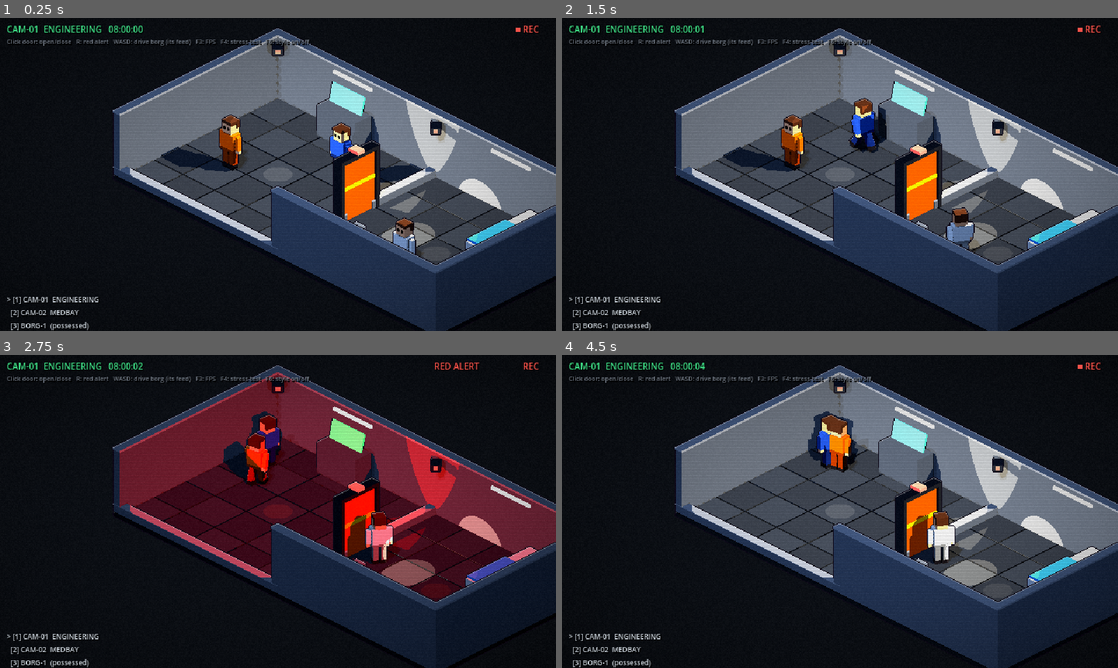
Above: before the commit, frames 1-4 (two rows, left to right).
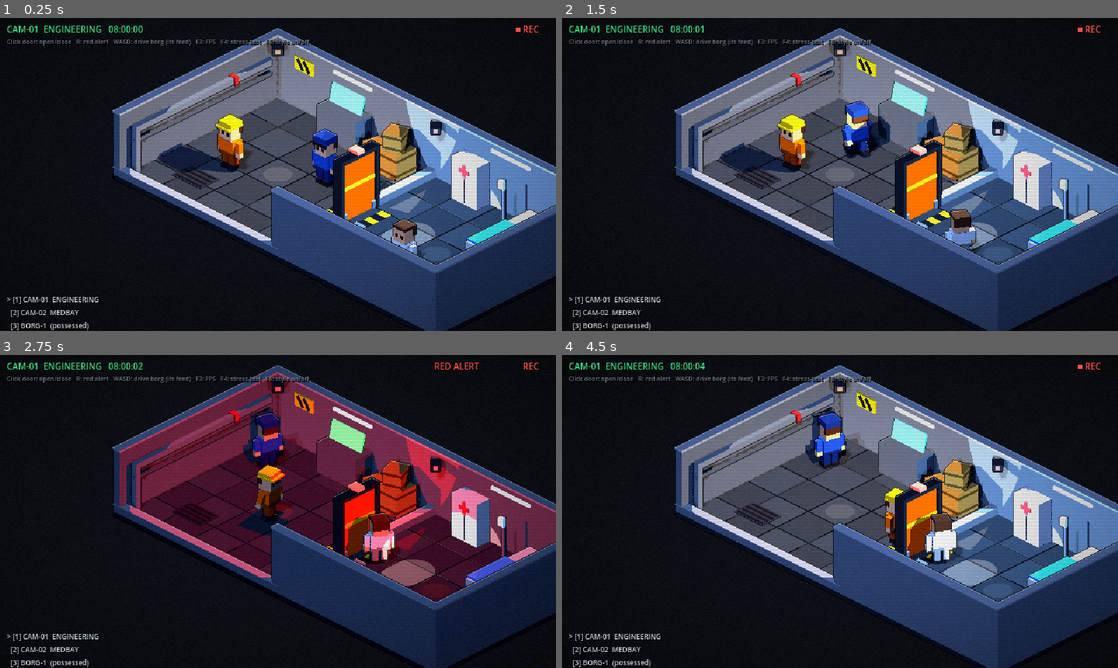
Above: after the commit, the same moments.

Repository: apfpabo/Overseer
Game: Godot game, scene res://scenes/main/main.tscn
The game is run twice, just before and just after one commit, with the same random seed, the same clock (stepped at 60 frames per second) and the same inputs.
Inputs (mouse positions are in pixels of both pictures, inside the frame that each line leads up to):
- Up to frame 1 (0.25 s): no input
- Up to frame 2 (1.5 s): move the mouse to (962, 158) at 0.52 s; hold D 0.53-1.28 s; tap 1 at 0.6 s; click (962, 158) at 0.67 s; move the mouse to (728, 190) at 1.27 s; hold S from 1.28 s (still down); tap 9 at 1.35 s
- Up to frame 3 (2.75 s): move the mouse to (333, 442) at 2.02 s; release S at 2.03 s; hold D from 2.03 s (still down); tap R at 2.1 s
- Up to frame 4 (4.5 s): move the mouse to (812, 574) at 2.77 s; release D at 2.78 s; hold W 2.78-3.53 s; tap 1 at 2.85 s; click (812, 574) at 2.92 s; move the mouse to (1006, 558) at 3.52 s; hold A from 3.53 s (still down); tap 9 at 3.6 s; move the mouse to (673, 464) at 4.27 s; tap R at 4.35 s

The runs differ from the first frame. In frame 1, 21% of the frame differs, in the area x 20-100%, y 3-91%; in frame 2, 21%, in the area x 20-100%, y 3-90%; in frame 3, 11%; in frame 4, 21%.

Commit message:
style: tinted outlines, room color moods, chunky crew with job details, room clutter
Co-Authored-By: Claude Opus 5.5 <noreply@anthropic.com>
Claude-Session: https://claude.ai/code/session_0112riLDH5StgB6GGP6QpgMS

Diff:
--- a/scenes/actors/crew_member.gd
+++ b/scenes/actors/crew_member.gd
@@ -19,6 +19,8 @@
 var door: Door
 ## Where to stand in front of the door, one point per room: [side of room 0, side of room 1].
 var door_sides: Array[Vector3] = []
+## Furniture footprints (x, z) to avoid when picking where to walk.
+var blockers: Array[Rect2] = []
 
 var _model: CrewModel
 var _state: State = State.IDLE
@@ -30,12 +32,13 @@
 var _rng: RandomNumberGenerator
 
 
-## Builds the model. `suit` is the job color from Palette.
-func setup(suit: Color, rng: RandomNumberGenerator) -> void:
+## Builds the model. `suit` is the job color from Palette, `job` one of
+## the CrewModel.JOB_* constants.
+func setup(suit: Color, job: StringName, rng: RandomNumberGenerator) -> void:
 	_rng = rng
 	_model = CrewModel.new()
 	add_child(_model)
-	_model.build(suit)
+	_model.build(suit, job)
 	_timer = _rng.randf_range(0.2, 2.0)
 
 
@@ -112,9 +115,22 @@
 	return -1
 
 
+## A random spot in `room`, away from the walls and not inside furniture.
 func _random_point_in(room: Rect2) -> Vector3:
 	var inner: Rect2 = room.grow(-ROOM_MARGIN)
-	return Vector3(
-		_rng.randf_range(inner.position.x, inner.end.x),
-		0.0,
-		_rng.randf_range(inner.position.y, inner.end.y))
+	var point := Vector3.ZERO
+	for attempt in 10:
+		point = Vector3(
+			_rng.randf_range(inner.position.x, inner.end.x),
+			0.0,
+			_rng.randf_range(inner.position.y, inner.end.y))
+		if not _is_blocked(point):
+			break
+	return point
+
+
+func _is_blocked(point: Vector3) -> bool:
+	for blocker: Rect2 in blockers:
+		if blocker.grow(0.35).has_point(Vector2(point.x, point.z)):
+			return true
+	return false
--- a/scenes/feeds/outline_pass.gd
+++ b/scenes/feeds/outline_pass.gd
@@ -3,6 +3,7 @@
 ## Draws a 1-pixel dark outline around everything in the pixel view, like the
 ## sprite outline in the approved art test (tools/blender/pixel_lit.py), and a
 ## 1-pixel light highlight along the top edge of every shape (D-013).
+## Outlines are tinted: a dark shade of the shape they surround (D-014).
 ## It's a full-screen quad attached to the feed camera. Its shader reads the
 ## depth of each pixel: a pixel gets darkened when a neighbour is clearly
 ## closer to the camera, so the line sits just outside each silhouette.
@@ -15,6 +16,9 @@
 uniform sampler2D screen_tex : hint_screen_texture, filter_nearest, repeat_disable;
 // How much the top-edge pixel is brightened (0 = no highlight).
 uniform float highlight = 0.35;
+// 1 = each outline is a dark shade of the object it surrounds; 0 = one flat color.
+uniform float tinted_outline = 1.0;
+uniform float outline_darkness = 0.3;
 uniform vec4 outline_color : source_color = vec4(0.07, 0.055, 0.1, 1.0);
 // Meters of depth jump that count as an edge. Big enough that sloped floors
 // and wall caps don't get lines, small enough that a person against a wall does.
@@ -45,9 +49,15 @@
 	float right = view_depth(SCREEN_UV + vec2(pixel.x, 0.0), INV_PROJECTION_MATRIX);
 
 	// Outline: a neighbour is clearly closer, so this pixel is just outside a shape.
-	float jump = max(max(here - above, here - below), max(here - left, here - right));
-	if (jump > threshold) {
-		ALBEDO = outline_color.rgb;
+	// Remember which neighbour is closest: that's the shape being outlined.
+	float nearest = above;
+	vec2 nearest_uv = SCREEN_UV - vec2(0.0, pixel.y);
+	if (below < nearest) { nearest = below; nearest_uv = SCREEN_UV + vec2(0.0, pixel.y); }
+	if (left < nearest) { nearest = left; nearest_uv = SCREEN_UV - vec2(pixel.x, 0.0); }
+	if (right < nearest) { nearest = right; nearest_uv = SCREEN_UV + vec2(pixel.x, 0.0); }
+	if (here - nearest > threshold) {
+		vec3 shape_color = texture(screen_tex, nearest_uv).rgb * outline_darkness;
+		ALBEDO = mix(outline_color.rgb, shape_color, tinted_outline);
 	} else if (highlight > 0.0 && above - here > threshold) {
 		// Top edge: the pixel above is much farther away (space, or the floor behind).
 		ALBEDO = mix(texture(screen_tex, SCREEN_UV).rgb, vec3(1.0), highlight);
@@ -67,6 +77,11 @@
 	_material.set_shader_parameter(&"highlight", amount)
 
 
+## true: each outline is a dark shade of its object; false: one flat dark color.
+func set_tinted(enabled: bool) -> void:
+	_material.set_shader_parameter(&"tinted_outline", 1.0 if enabled else 0.0)
+
+
 func _ready() -> void:
 	var quad := QuadMesh.new()
 	quad.size = Vector2(2.0, 2.0)
--- a/scenes/main/main.gd
+++ b/scenes/main/main.gd
@@ -171,6 +171,7 @@
 	_stylized = enabled
 	BoxBuilder.set_cel_enabled(enabled)
 	_camera.outline.set_highlight(HIGHLIGHT_AMOUNT if enabled else 0.0)
+	_camera.outline.set_tinted(enabled)
 	FeedLook.set_enabled(_feed_look, enabled)
 	if _hud != null:
 		_hud.show_rec = enabled
--- a/scenes/station/station.gd
+++ b/scenes/station/station.gd
@@ -21,6 +21,10 @@
 ## Each entry: { "node": Node3D, "front_of": Array[StringName] }.
 var _walls: Array[Dictionary] = []
 var _room_lights: Array[OmniLight3D] = []
+## Each room's normal light color (its mood), same order as _room_lights.
+var _room_light_colors: Array[Color] = []
+## Furniture footprints (x, z) that crew and the borg walk around.
+var _blockers: Array[Rect2] = []
 var _cameras: Array[StationCamera] = []
 var _sun: DirectionalLight3D
 var _environment: Environment
@@ -31,8 +35,8 @@
 
 func _ready() -> void:
 	_build_environment()
-	_build_room(&"engineering", "ENGINEERING", Rect2i(0, 0, ROOM_SIZE, ROOM_SIZE), true)
-	_build_room(&"medbay", "MEDBAY", Rect2i(ROOM_SIZE, 0, ROOM_SIZE, ROOM_SIZE), true)
+	_build_room(&"engineering", "ENGINEERING", Rect2i(0, 0, ROOM_SIZE, ROOM_SIZE), true, Palette.LIGHT_ENGINEERING)
+	_build_room(&"medbay", "MEDBAY", Rect2i(ROOM_SIZE, 0, ROOM_SIZE, ROOM_SIZE), true, Palette.LIGHT_MEDBAY)
 	_build_walls_and_door()
 	_build_furniture()
 	_spawn_crew()
@@ -71,6 +75,9 @@
 ## lets it through the doorway while the door is open.
 func is_walkable(pos: Vector3) -> bool:
 	var point := Vector2(pos.x, pos.z)
+	for blocker: Rect2 in _blockers:
+		if blocker.grow(0.3).has_point(point):
+			return false
 	var clearance: float = RoomBuilder.WALL_THICKNESS * 0.5 + 0.3
 	for room_id: StringName in _rooms:
 		if (_rooms[room_id] as Rect2).grow(-clearance).has_point(point):
@@ -108,7 +115,9 @@
 			_build_box_walls(room_id, cells)
 			var rect := Rect2(cells)
 			for i in 3:
-				var crew := _make_crew("Crew", [Palette.JOB_ENGINEERING, Palette.JOB_SECURITY, Palette.JOB_MEDICAL][i])
+				var suits: Array[Color] = [Palette.JOB_ENGINEERING, Palette.JOB_SECURITY, Palette.JOB_MEDICAL]
+				var jobs: Array[StringName] = [CrewModel.JOB_ENGINEERING, CrewModel.JOB_SECURITY, CrewModel.JOB_MEDICAL]
+				var crew := _make_crew("Crew", suits[i], jobs[i])
 				crew.rooms = [rect]
 				crew.position = Vector3(rect.get_center().x + i - 1.0, 0.0, rect.get_center().y)
 			count += 1
@@ -140,7 +149,7 @@
 
 
 ## Floor, ceiling light and (optionally) a station camera for one room.
-func _build_room(room_id: StringName, camera_name: String, cells: Rect2i, with_camera: bool) -> void:
+func _build_room(room_id: StringName, camera_name: String, cells: Rect2i, with_camera: bool, mood: Color = Palette.LIGHT_NORMAL) -> void:
 	_rooms[room_id] = Rect2(cells)
 	RoomBuilder.build_floor(self, cells)
 	var center := Vector3(cells.position.x + cells.size.x * 0.5, 0.0, cells.position.y + cells.size.y * 0.5)
@@ -152,6 +161,7 @@
 	lamp.shadow_enabled = with_camera
 	add_child(lamp)
 	_room_lights.append(lamp)
+	_room_light_colors.append(mood)
 	# Lamp fixture on the back wall, so the light has a visible source.
 	BoxBuilder.glow_box(self, Vector3(1.2, 0.08, 0.06), Vector3(center.x, 1.45, cells.position.y + 0.13), Palette.LAMP, 2.5)
 	if with_camera:
@@ -208,36 +218,31 @@
 
 
 func _build_furniture() -> void:
-	# Engineering: a console with a glowing screen against the back wall.
-	BoxBuilder.box(self, Vector3(1.2, 0.8, 0.5), Vector3(2.5, 0.4, 0.4), Palette.CONSOLE)
-	var screen := BoxBuilder.glow_box(self, Vector3(1.0, 0.45, 0.05), Vector3(2.5, 1.05, 0.3), Palette.SCREEN_GLOW, 0.8)
-	screen.rotation.x = deg_to_rad(-15.0)
-	# Medbay: a bed with a blue sheet.
-	BoxBuilder.box(self, Vector3(0.9, 0.45, 1.9), Vector3(8.6, 0.225, 1.25), Palette.BED)
-	BoxBuilder.box(self, Vector3(0.92, 0.06, 1.2), Vector3(8.6, 0.48, 1.55), Palette.BED_SHEET)
-	BoxBuilder.box(self, Vector3(0.6, 0.12, 0.35), Vector3(8.6, 0.51, 0.5), Palette.BED)
+	_blockers.append_array(StationProps.build_engineering(self))
+	_blockers.append_array(StationProps.build_medbay(self))
 
 
 func _spawn_crew() -> void:
 	var rooms: Array[Rect2] = [_rooms[&"engineering"], _rooms[&"medbay"]]
 	var door_sides: Array[Vector3] = [Vector3(4.3, 0.0, 2.5), Vector3(5.7, 0.0, 2.5)]
 	var roster: Array[Array] = [
-		["Engineer Vasquez", Palette.JOB_ENGINEERING, Vector3(1.5, 0.0, 3.0)],
-		["Officer Brandt", Palette.JOB_SECURITY, Vector3(3.5, 0.0, 1.5)],
-		["Doctor Okafor", Palette.JOB_MEDICAL, Vector3(7.5, 0.0, 3.5)],
+		["Engineer Vasquez", Palette.JOB_ENGINEERING, CrewModel.JOB_ENGINEERING, Vector3(1.5, 0.0, 3.0)],
+		["Officer Brandt", Palette.JOB_SECURITY, CrewModel.JOB_SECURITY, Vector3(3.5, 0.0, 2.0)],
+		["Doctor Okafor", Palette.JOB_MEDICAL, CrewModel.JOB_MEDICAL, Vector3(7.5, 0.0, 3.5)],
 	]
 	for entry: Array in roster:
-		var crew := _make_crew(entry[0], entry[1])
+		var crew := _make_crew(entry[0], entry[1], entry[2])
 		crew.rooms = rooms
+		crew.blockers = _blockers
 		crew.door = door
 		crew.door_sides = door_sides
-		crew.position = entry[2]
-
-
-func _make_crew(display_name: String, suit: Color) -> CrewMember:
+		crew.position = entry[3]
+
+
+func _make_crew(display_name: String, suit: Color, job: StringName) -> CrewMember:
 	var crew := CrewMember.new()
 	crew.display_name = display_name
-	crew.setup(suit, GameState.rng)
+	crew.setup(suit, job, GameState.rng)
 	add_child(crew)
 	return crew
 
@@ -254,15 +259,14 @@
 ## One place decides every light's color and brightness from the current
 ## state (normal or red alert, station view or borg view).
 func _apply_lighting() -> void:
-	var color: Color = Palette.LIGHT_ALERT if red_alert else Palette.LIGHT_NORMAL
 	var energy: float = 3.0
 	if red_alert:
 		energy = 2.2 + 1.0 * sin(_alert_clock * 4.0)
 	if _borg_vision:
 		energy *= 0.12
-	for lamp: OmniLight3D in _room_lights:
-		lamp.light_color = color
-		lamp.light_energy = energy
+	for i in _room_lights.size():
+		_room_lights[i].light_color = Palette.LIGHT_ALERT if red_alert else _room_light_colors[i]
+		_room_lights[i].light_energy = energy
 	_sun.visible = not _borg_vision
-	_sun.light_energy = 0.25 if red_alert else 0.6
-	_environment.ambient_light_energy = 0.15 if _borg_vision else 0.6
+	_sun.light_energy = 0.4 if red_alert else 1.0
+	_environment.ambient_light_energy = 0.15 if _borg_vision else 0.8
--- /dev/null
+++ b/scenes/station/station_props.gd
@@ -0,0 +1,100 @@
+class_name StationProps
+extends RefCounted
+## Furniture and clutter for the M1 test rooms, built from boxes. Each builder
+## returns the floor footprints (x, z) that crew and borgs must walk around.
+## Moves to room data files in M4.
+
+
+## Engineering (x 0..5, z 0..5): console, pipes, crates, floor vent, sign.
+static func build_engineering(parent: Node3D) -> Array[Rect2]:
+	# Console with a glowing, tilted screen against the back wall.
+	BoxBuilder.box(parent, Vector3(1.2, 0.8, 0.5), Vector3(2.5, 0.4, 0.4), Palette.CONSOLE)
+	var screen := BoxBuilder.glow_box(parent, Vector3(1.0, 0.45, 0.05), Vector3(2.5, 1.05, 0.3), Palette.SCREEN_GLOW, 0.8)
+	screen.rotation.x = deg_to_rad(-15.0)
+
+	# Two pipes along the left wall, dropping into the floor at the far end.
+	BoxBuilder.box(parent, Vector3(0.14, 0.14, 4.3), Vector3(0.2, 1.15, 2.6), Palette.PIPE)
+	BoxBuilder.box(parent, Vector3(0.1, 0.1, 4.3), Vector3(0.2, 0.85, 2.6), Palette.PIPE.darkened(0.25))
+	BoxBuilder.box(parent, Vector3(0.14, 1.15, 0.14), Vector3(0.2, 0.575, 4.68), Palette.PIPE)
+	BoxBuilder.box(parent, Vector3(0.2, 0.2, 0.12), Vector3(0.2, 1.15, 1.6), Palette.PIPE_VALVE)
+
+	# A stack of crates in the back-right corner.
+	_crate(parent, Vector3(4.3, 0.0, 0.55), 0.62, 0.0)
+	_crate(parent, Vector3(4.3, 0.62, 0.55), 0.46, 0.35)
+	_crate(parent, Vector3(3.55, 0.0, 0.45), 0.42, -0.2)
+
+	# Floor vent with dark slats.
+	BoxBuilder.box(parent, Vector3(0.9, 0.02, 0.6), Vector3(1.3, 0.01, 3.9), Palette.VENT)
+	for i in 4:
+		BoxBuilder.box(parent, Vector3(0.8, 0.03, 0.06), Vector3(1.3, 0.015, 3.68 + i * 0.15), Palette.SIGN_DARK)
+
+	# Hazard sign on the back wall.
+	_hazard_sign(parent, Vector3(0.95, 1.2, 0.12))
+
+	_door_stripes(parent, 4.55)
+	return [
+		Rect2(1.9, 0.15, 1.2, 0.5),   # console
+		Rect2(3.3, 0.2, 1.4, 0.7),    # crates
+	]
+
+
+## Medbay (x 5..10, z 0..5): bed, medicine cabinet, IV stand, cross sign.
+static func build_medbay(parent: Node3D) -> Array[Rect2]:
+	# Bed with a blue sheet and a pillow.
+	BoxBuilder.box(parent, Vector3(0.9, 0.45, 1.9), Vector3(8.6, 0.225, 1.25), Palette.BED)
+	BoxBuilder.box(parent, Vector3(0.92, 0.06, 1.2), Vector3(8.6, 0.48, 1.55), Palette.BED_SHEET)
+	BoxBuilder.box(parent, Vector3(0.6, 0.12, 0.35), Vector3(8.6, 0.51, 0.5), Palette.BED)
+
+	# IV stand by the bed: base, pole, glowing drip bag.
+	BoxBuilder.box(parent, Vector3(0.3, 0.05, 0.3), Vector3(7.85, 0.025, 0.7), Palette.PIPE)
+	BoxBuilder.box(parent, Vector3(0.05, 1.3, 0.05), Vector3(7.85, 0.65, 0.7), Palette.PIPE)
+	BoxBuilder.glow_box(parent, Vector3(0.16, 0.22, 0.08), Vector3(7.85, 1.2, 0.76), Palette.IV_BAG, 0.6)
+
+	# Medicine cabinet with a red cross, against the back wall.
+	BoxBuilder.box(parent, Vector3(0.8, 1.1, 0.4), Vector3(6.4, 0.55, 0.3), Palette.CABINET)
+	BoxBuilder.box(parent, Vector3(0.02, 1.0, 0.02), Vector3(6.4, 0.55, 0.51), Palette.CABINET.darkened(0.3))
+	_cross(parent, Vector3(6.4, 0.85, 0.51), 0.3)
+
+	# Medbay sign: white plate with a red cross.
+	BoxBuilder.box(parent, Vector3(0.5, 0.5, 0.04), Vector3(9.45, 1.15, 0.12), Palette.CABINET)
+	_cross(parent, Vector3(9.45, 1.15, 0.15), 0.34)
+
+	_door_stripes(parent, 5.45)
+	return [
+		Rect2(8.15, 0.3, 0.9, 1.9),   # bed
+		Rect2(7.7, 0.55, 0.3, 0.3),   # IV stand
+		Rect2(6.0, 0.1, 0.8, 0.4),    # cabinet
+	]
+
+
+## A wooden crate of `edge` meters, sitting on `base`, turned by `yaw` radians.
+static func _crate(parent: Node3D, base: Vector3, edge: float, yaw: float) -> void:
+	var crate := Node3D.new()
+	crate.position = base
+	crate.rotation.y = yaw
+	parent.add_child(crate)
+	BoxBuilder.box(crate, Vector3(edge, edge, edge), Vector3(0.0, edge * 0.5, 0.0), Palette.CRATE)
+	BoxBuilder.box(crate, Vector3(edge + 0.02, 0.06, edge + 0.02), Vector3(0.0, edge * 0.8, 0.0), Palette.CRATE_BAND)
+	BoxBuilder.box(crate, Vector3(edge + 0.02, 0.06, edge + 0.02), Vector3(0.0, edge * 0.2, 0.0), Palette.CRATE_BAND)
+
+
+## Yellow plate with two dark bars, on a wall facing +Z.
+static func _hazard_sign(parent: Node3D, center: Vector3) -> void:
+	BoxBuilder.box(parent, Vector3(0.6, 0.32, 0.04), center, Palette.HAZARD_STRIPE)
+	for offset: float in [-0.15, 0.05]:
+		var bar := BoxBuilder.box(parent, Vector3(0.08, 0.4, 0.05), center + Vector3(offset + 0.05, 0.0, 0.01), Palette.SIGN_DARK)
+		bar.rotation.z = deg_to_rad(35.0)
+		bar.scale = Vector3(1.0, 0.75, 1.0)
+
+
+## A red cross facing +Z, `size` meters across.
+static func _cross(parent: Node3D, center: Vector3, size: float) -> void:
+	BoxBuilder.box(parent, Vector3(size, size * 0.32, 0.03), center, Palette.MED_CROSS)
+	BoxBuilder.box(parent, Vector3(size * 0.32, size, 0.03), center, Palette.MED_CROSS)
+
+
+## Yellow/black floor stripes in front of the door (z 2..3), on one side.
+static func _door_stripes(parent: Node3D, x: float) -> void:
+	for i in 5:
+		var color: Color = Palette.HAZARD_STRIPE if i % 2 == 0 else Palette.SIGN_DARK
+		BoxBuilder.box(parent, Vector3(0.3, 0.012, 0.2), Vector3(x, 0.006, 2.1 + i * 0.2), color)
--- a/scripts/models/crew_model.gd
+++ b/scripts/models/crew_model.gd
@@ -1,11 +1,16 @@
 class_name CrewModel
 extends Node3D
-## A crew member made of boxes (~1.2 m tall), facing +Z. Proportions follow
-## the art test (tools/blender/render3d_lit.py). The suit color shows the job.
+## A crew member made of boxes (~1.2 m tall), facing +Z. Chunky, readable
+## proportions: big head, short legs, blocky hands. The suit color shows the
+## job, and each job adds one detail (hard hat, helmet, red cross).
 
-const HIP_HEIGHT := 0.47
-const SHOULDER_HEIGHT := 0.86
-const SWING_DEGREES := 28.0
+const HIP_HEIGHT := 0.38
+const SHOULDER_HEIGHT := 0.72
+const SWING_DEGREES := 30.0
+
+const JOB_ENGINEERING := &"engineering"
+const JOB_SECURITY := &"security"
+const JOB_MEDICAL := &"medical"
 
 var _left_leg: Node3D
 var _right_leg: Node3D
@@ -14,27 +19,43 @@
 
 
 ## Builds the model. Call once, right after creating it.
-func build(suit: Color) -> void:
+## `job` is one of the JOB_* constants (anything else: no job detail).
+func build(suit: Color, job: StringName = &"") -> void:
 	var suit_dark: Color = suit.darkened(0.45)
-	_left_leg = _limb(Vector3(-0.09, HIP_HEIGHT, 0.0))
-	_right_leg = _limb(Vector3(0.09, HIP_HEIGHT, 0.0))
+	_left_leg = _limb(Vector3(-0.1, HIP_HEIGHT, 0.0))
+	_right_leg = _limb(Vector3(0.1, HIP_HEIGHT, 0.0))
 	for leg: Node3D in [_left_leg, _right_leg]:
-		BoxBuilder.box(leg, Vector3(0.13, 0.36, 0.15), Vector3(0.0, -0.20, 0.0), suit_dark)
-		BoxBuilder.box(leg, Vector3(0.14, 0.11, 0.18), Vector3(0.0, -0.42, 0.02), Palette.BOOTS)
+		BoxBuilder.box(leg, Vector3(0.15, 0.28, 0.16), Vector3(0.0, -0.15, 0.0), suit_dark)
+		BoxBuilder.box(leg, Vector3(0.17, 0.11, 0.22), Vector3(0.0, -0.325, 0.03), Palette.BOOTS)
 
-	_left_arm = _limb(Vector3(-0.25, SHOULDER_HEIGHT, 0.0))
-	_right_arm = _limb(Vector3(0.25, SHOULDER_HEIGHT, 0.0))
+	_left_arm = _limb(Vector3(-0.28, SHOULDER_HEIGHT, 0.0))
+	_right_arm = _limb(Vector3(0.28, SHOULDER_HEIGHT, 0.0))
 	for arm: Node3D in [_left_arm, _right_arm]:
-		BoxBuilder.box(arm, Vector3(0.10, 0.34, 0.11), Vector3(0.0, -0.17, 0.0), suit)
-		BoxBuilder.box(arm, Vector3(0.09, 0.08, 0.09), Vector3(0.0, -0.38, 0.0), Palette.SKIN)
+		BoxBuilder.box(arm, Vector3(0.12, 0.26, 0.13), Vector3(0.0, -0.13, 0.0), suit)
+		BoxBuilder.box(arm, Vector3(0.13, 0.12, 0.13), Vector3(0.0, -0.31, 0.0), Palette.SKIN)
 
-	BoxBuilder.box(self, Vector3(0.38, 0.42, 0.26), Vector3(0.0, 0.68, 0.0), suit)
-	BoxBuilder.box(self, Vector3(0.39, 0.06, 0.27), Vector3(0.0, 0.49, 0.0), suit_dark)
-	BoxBuilder.box(self, Vector3(0.26, 0.24, 0.24), Vector3(0.0, 1.03, 0.0), Palette.SKIN)
-	BoxBuilder.box(self, Vector3(0.28, 0.08, 0.26), Vector3(0.0, 1.17, -0.01), Palette.HAIR)
-	BoxBuilder.box(self, Vector3(0.28, 0.14, 0.08), Vector3(0.0, 1.08, -0.10), Palette.HAIR)
+	BoxBuilder.box(self, Vector3(0.44, 0.36, 0.28), Vector3(0.0, 0.56, 0.0), suit)
+	BoxBuilder.box(self, Vector3(0.45, 0.07, 0.29), Vector3(0.0, 0.41, 0.0), suit_dark)
+	# Big head: reads at 640x360 and gives the characters charm.
+	BoxBuilder.box(self, Vector3(0.34, 0.32, 0.32), Vector3(0.0, 0.92, 0.0), Palette.SKIN)
 	for side: float in [-1.0, 1.0]:
-		BoxBuilder.box(self, Vector3(0.05, 0.06, 0.03), Vector3(side * 0.06, 1.04, 0.125), Palette.EYES)
+		BoxBuilder.box(self, Vector3(0.06, 0.08, 0.03), Vector3(side * 0.08, 0.92, 0.165), Palette.EYES)
+	BoxBuilder.box(self, Vector3(0.36, 0.18, 0.1), Vector3(0.0, 0.99, -0.13), Palette.HAIR)
+
+	match job:
+		JOB_ENGINEERING:
+			BoxBuilder.box(self, Vector3(0.38, 0.12, 0.36), Vector3(0.0, 1.13, 0.0), Palette.HARD_HAT)
+			BoxBuilder.box(self, Vector3(0.42, 0.04, 0.46), Vector3(0.0, 1.08, 0.04), Palette.HARD_HAT)
+		JOB_SECURITY:
+			var helmet: Color = suit.darkened(0.3)
+			BoxBuilder.box(self, Vector3(0.38, 0.16, 0.36), Vector3(0.0, 1.14, 0.0), helmet)
+			BoxBuilder.box(self, Vector3(0.38, 0.07, 0.04), Vector3(0.0, 1.03, 0.17), Palette.VISOR)
+		JOB_MEDICAL:
+			BoxBuilder.box(self, Vector3(0.36, 0.08, 0.34), Vector3(0.0, 1.11, -0.01), Palette.HAIR)
+			BoxBuilder.box(self, Vector3(0.16, 0.06, 0.03), Vector3(0.0, 0.6, 0.145), Palette.MED_CROSS)
+			BoxBuilder.box(self, Vector3(0.06, 0.16, 0.03), Vector3(0.0, 0.6, 0.145), Palette.MED_CROSS)
+		_:
+			BoxBuilder.box(self, Vector3(0.36, 0.08, 0.34), Vector3(0.0, 1.11, -0.01), Palette.HAIR)
 
 
 ## Poses the limbs. `phase` is in radians and advances while walking;
--- a/scripts/util/palette.gd
+++ b/scripts/util/palette.gd
@@ -30,6 +30,15 @@
 const CAMERA_BODY := Color("2b2f36")
 const CAMERA_LENS := Color("f85149")
 const LAMP := Color("ffe0b0")
+const PIPE := Color("6b7480")
+const PIPE_VALVE := Color("da3633")
+const CRATE := Color("8a6a3e")
+const CRATE_BAND := Color("4e3b22")
+const VENT := Color("2a2e35")
+const SIGN_DARK := Color("1c1c22")
+const CABINET := Color("c9d1d9")
+const MED_CROSS := Color("e5484d")
+const IV_BAG := Color("9ad7ff")
 
 # --- Door status light ---
 const DOOR_OPEN := Color("3ddc84")
@@ -46,6 +55,8 @@
 const SKIN := Color("e8b38c")
 const HAIR := Color("4a3024")
 const EYES := Color("08090b")
+const HARD_HAT := Color("f2c12e")
+const VISOR := Color("11151c")
 const BOOTS := Color("1c1c22")
 
 # --- Borg module colors ---
@@ -57,6 +68,8 @@
 
 # --- Light presets ---
 const LIGHT_NORMAL := Color("ffe0b0")
+const LIGHT_ENGINEERING := Color("ffcf91")   # warm amber: machines, work light
+const LIGHT_MEDBAY := Color("c8ecff")        # cool, clinical
 const LIGHT_ALERT := Color("ff2a1a")
 const LIGHT_SUN := Color("9fb4d8")      # cool fill light through the station windows
-const AMBIENT := Color("3a4558")
+const AMBIENT := Color("2e3d63")      # deep blue: what unlit areas fall to
Not shown, added: scenes/station/station_props.gd.uid
Not shown, changed: docs/ARCHITECTURE.md
Not shown, changed: docs/DECISIONS.md
Not shown, changed: docs/ROADMAP.md
